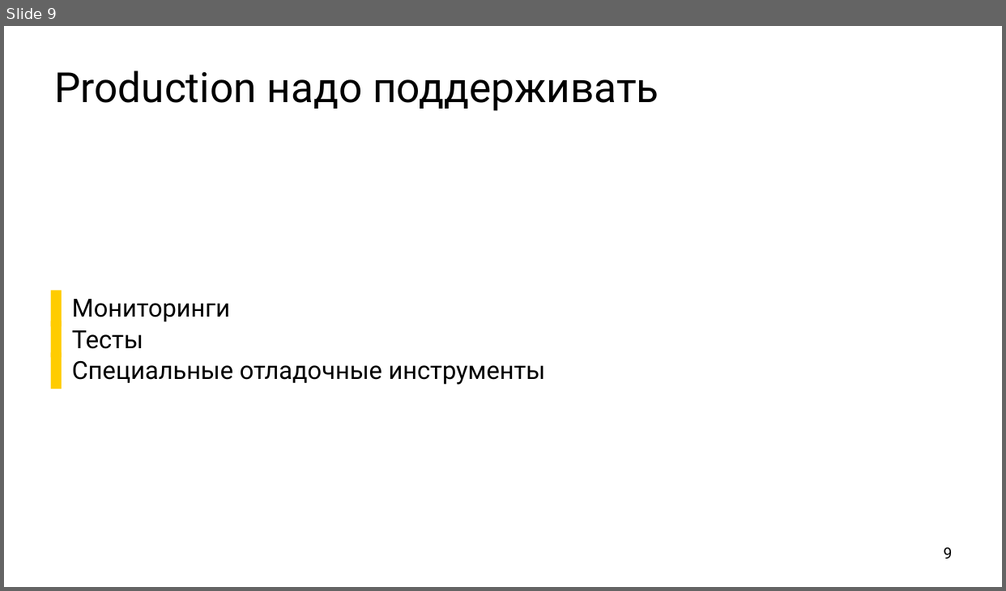
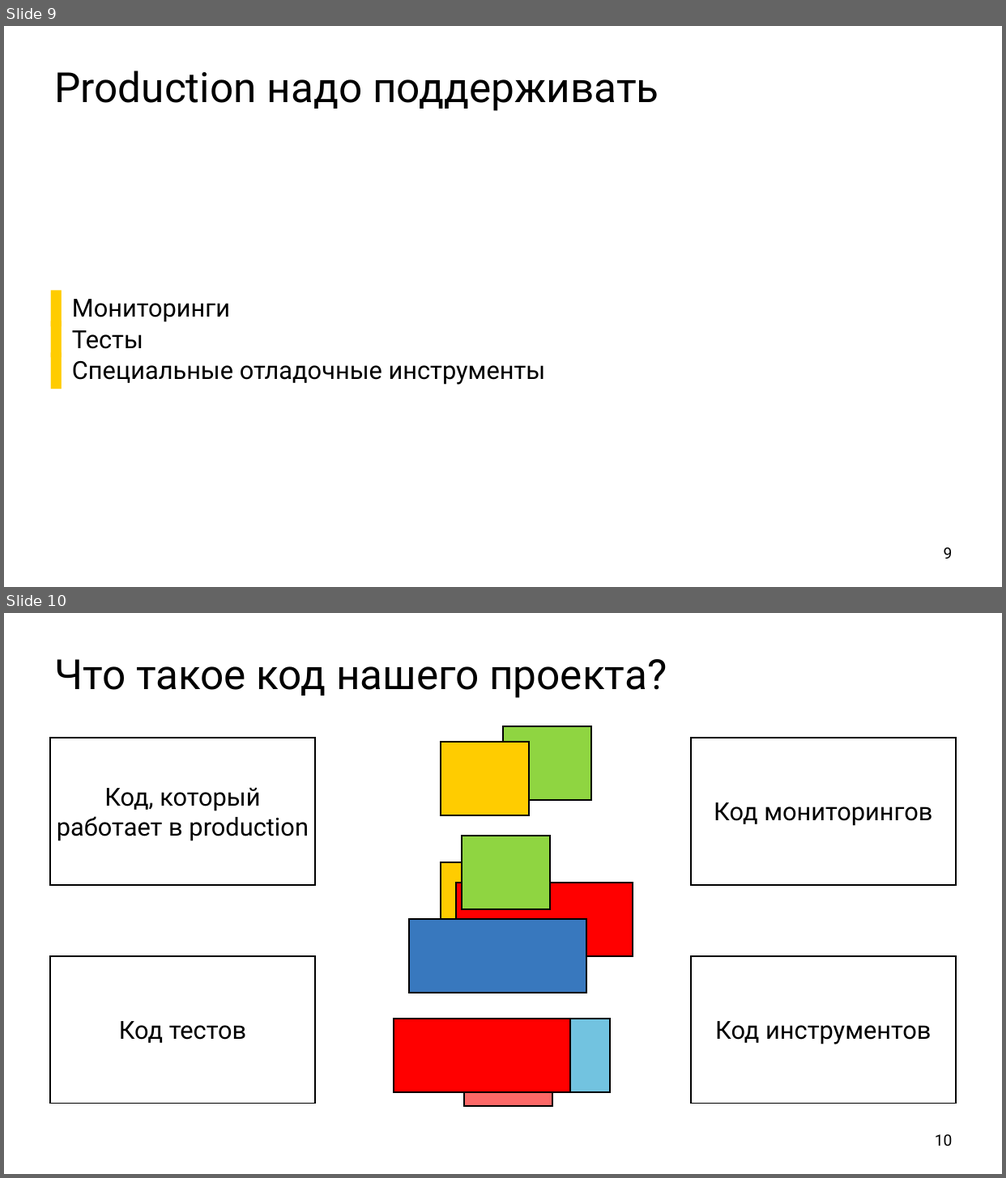
Before and after one commit to ishfb/cpprus17, a slide deck: slides.pptx. Shown one above the other, each under a label of ours: slide 9 before the commit, slides 9 and 10 after it. The pictures are 1006x591 and 1006x1178 pixels, drawn with LibreOffice and Linux fonts; fonts in the diff are those of the drawing. Boxes give left, top, right and bottom in pixels: in the first picture for what was removed or moved away, otherwise in the second. Text is boxed around its words. In the diff, an @@ line names an element or a change of style, - is before the commit and + after.

Commit message:
Делаю крутую анимашку

```diff
--- a/slides.pptx
+++ b/slides.pptx
@@ slide 10 added at bbox=[4, 613, 1002, 1174], background #FFFFFF @@
@@ title added at bbox=[54, 659, 667, 698], 80 pt, text #000000 @@
+Что такое код нашего проекта?
@@ rectangle added at bbox=[503, 726, 591, 800], fill #8FD541, outline #000000 3 pt @@
@@ rectangle added at bbox=[50, 738, 315, 885], outline #000000 3 pt, 48 pt, text #000000 @@
+Код, который работает в production
@@ rectangle added at bbox=[441, 742, 529, 815], fill #FFCC00, outline #000000 3 pt @@
@@ rectangle added at bbox=[691, 738, 957, 885], outline #000000 3 pt, 48 pt, text #000000 @@
+Код мониторингов
@@ rectangle added at bbox=[462, 836, 550, 909], fill #8FD541, outline #000000 3 pt @@
@@ rectangle added at bbox=[441, 862, 529, 936], fill #FFCC00, outline #000000 3 pt @@
@@ rectangle added at bbox=[456, 883, 633, 956], fill #FF0000, outline #000000 3 pt @@
@@ rectangle added at bbox=[409, 919, 586, 994], fill #3878BE, outline #000000 3 pt @@
@@ rectangle added at bbox=[50, 956, 315, 1104], outline #000000 3 pt, 48 pt, text #000000 @@
+Код тестов
@@ rectangle added at bbox=[691, 956, 957, 1104], fill #FFFFFF, outline #000000 3 pt, 48 pt, text #000000 @@
+Код инструментов
@@ rectangle added at bbox=[394, 1019, 570, 1093], fill #FF0000, outline #000000 3 pt @@
@@ rectangle added at bbox=[522, 1019, 610, 1093], fill #72C3E0, outline #000000 3 pt @@
@@ rectangle added at bbox=[464, 1033, 552, 1106], fill #FC6867, outline #000000 3 pt @@
@@ page number added at bbox=[935, 1135, 953, 1146], 30 pt, text #000000 @@
+10
```
